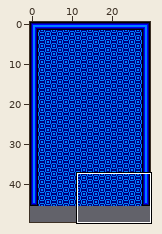
Tiled map: assets/level-01-background.tmx. Above, an overview of the earlier version with the close-up marked.
Close-up. As it was:
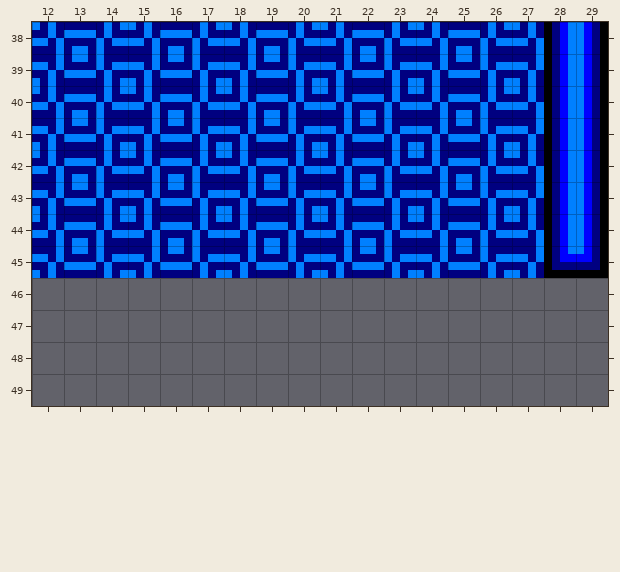
Cells are 4x4 px. Shown: x 12..29, y 38..49. The commit also changed other parts of the map, which this record leaves out. The old version is drawn lined up with the new one.
Now the later version:
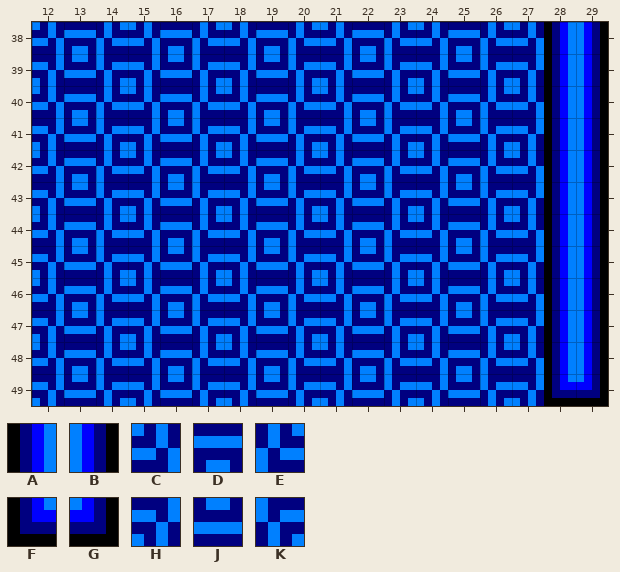
Key: from "tileset": A 45, B 46, C 49, D 50, E 51, F 65, G 66, H 69, J 70, K 71.
_ is an empty cell.
Edits made:
{"change": "map size 30x46 -> 30x50 cells"}
{"where": "layer \"Tile Layer 1\""}
{"y":45,"x":28,"old":"FG","new":"AB"}
{"y":46,"x":12,"old":"__________________","new":"CDECDECDECDECDECAB"}
{"y":47,"x":12,"old":"__________________","new":"HJKHJKHJKHJKHJKHAB"}
{"y":48,"x":12,"old":"__________________","new":"CDECDECDECDECDECAB"}
{"y":49,"x":12,"old":"__________________","new":"HJKHJKHJKHJKHJKHFG"}
{"label":"changed","picture_box":[32,254,608,406]}
